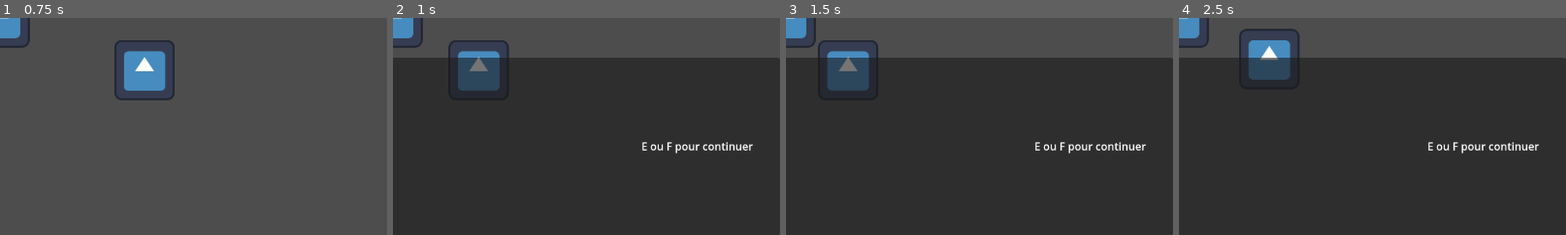
Above: before the commit, frames 1-4 (left to right).
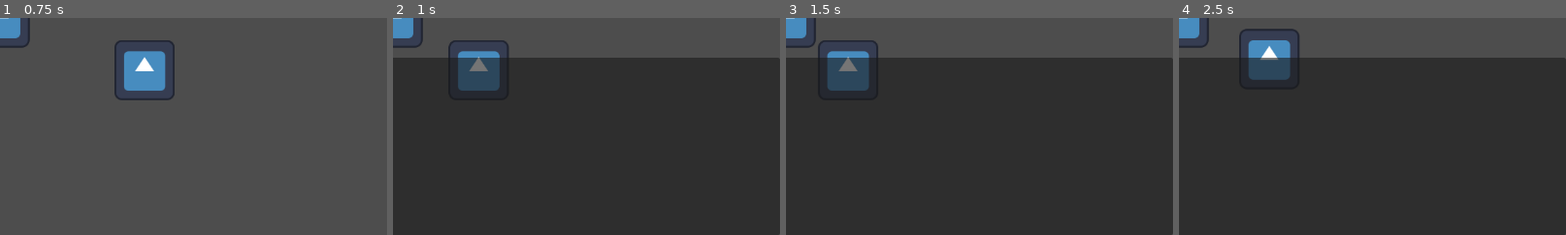
Above: after the commit, the same moments.

Repository: youpioup/solvefortommorow
Game: Godot game, scene res://scene/monde/monde.tscn
Same seed, same stepped clock (60 frames per second), same inputs: the game is played once before the commit and once after it. The engine's default icon, where the game draws it, is replaced by a stand-in: a white triangle on a blue panel in a dark square.
Inputs:
- Up to frame 1 (0.75 s): tap Enter at 0.5 s; hold D (droite) from 0.53 s (still down); tap E (interagire) at 0.6 s
- Up to frame 2 (1 s): keep holding D (droite)
- Up to frame 3 (1.5 s): release D (droite) at 1.28 s; hold A (gauche) from 1.28 s (still down); tap E (interagire) at 1.35 s
- Up to frame 4 (2.5 s): release A (gauche) at 2.03 s; hold D (droite) from 2.03 s (still down); tap S (reculer) at 2.1 s; tap E (interagire) at 2.3 s
The pictures show only the part of the screen within x 50-100%, y 50-100%; the shares and areas given below are measured in that part.

Frame 1 is identical in both runs. In frame 2, 0.6% of the frame differs, in the area x 64-93%, y 57-63%; in frame 3, 0.6%; in frame 4, 0.6%.

Commit message:
correction et amélioration du système de dialogue

Diff:
--- a/scene/PNJ/pnj.gd
+++ b/scene/PNJ/pnj.gd
@@ -9,9 +9,10 @@
 @onready var intercat_label = $CanvasLayer/textBox/MarginContainer/intercatLabel
 
 var dialogue_start:bool = false
+var dialogue_pg_nb:int = 0
 
 func _ready():
-	if txt.size() >= 1:
+	if txt.size() > 1:
 		intercat_label.show()
 	texture_rect.texture = img
 
@@ -19,7 +20,7 @@
 	if body.name == "Kayou":
 		if txt.size() == 1:
 			show_simple_dialogue()
-		elif txt.size() >= 1:
+		elif txt.size() > 1:
 			show_advenced_dialogue()
 
 func show_simple_dialogue():
@@ -27,9 +28,13 @@
 	text_box.show()
 
 func _process(delta):
-	if dialogue_start && Input.is_action_just_pressed("interagire"):
-		for i in txt.size():
-			label.text = txt[i]
+	if dialogue_start && Input.is_action_just_pressed("interagire") && dialogue_pg_nb < txt.size() - 1:
+		print(dialogue_pg_nb)
+		dialogue_pg_nb += 1
+		label.text = txt[dialogue_pg_nb]
+
+		if dialogue_pg_nb == txt.size() - 1:
+			intercat_label.hide()
 
 func show_advenced_dialogue():
 	dialogue_start = true
@@ -40,3 +45,6 @@
 func _on_body_exited(body: Node2D) -> void:
 	if body.name == "Kayou":
 		text_box.hide()
+		if txt.size() > 1:
+			intercat_label.show()
+			dialogue_pg_nb = 0
--- a/scene/monde/monde.tscn
+++ b/scene/monde/monde.tscn
@@ -15,7 +15,7 @@
 
 [node name="PNJ2" parent="." instance=ExtResource("2_g26u5")]
 position = Vector2(688, -336)
-txt = Array[String](["Salut!", "Mouais"])
+txt = Array[String](["Salut!", "Mouais", "M"])
 img = ExtResource("3_1ay8y")
 
 [node name="PNJMultiLine" parent="." instance=ExtResource("2_g26u5")]
